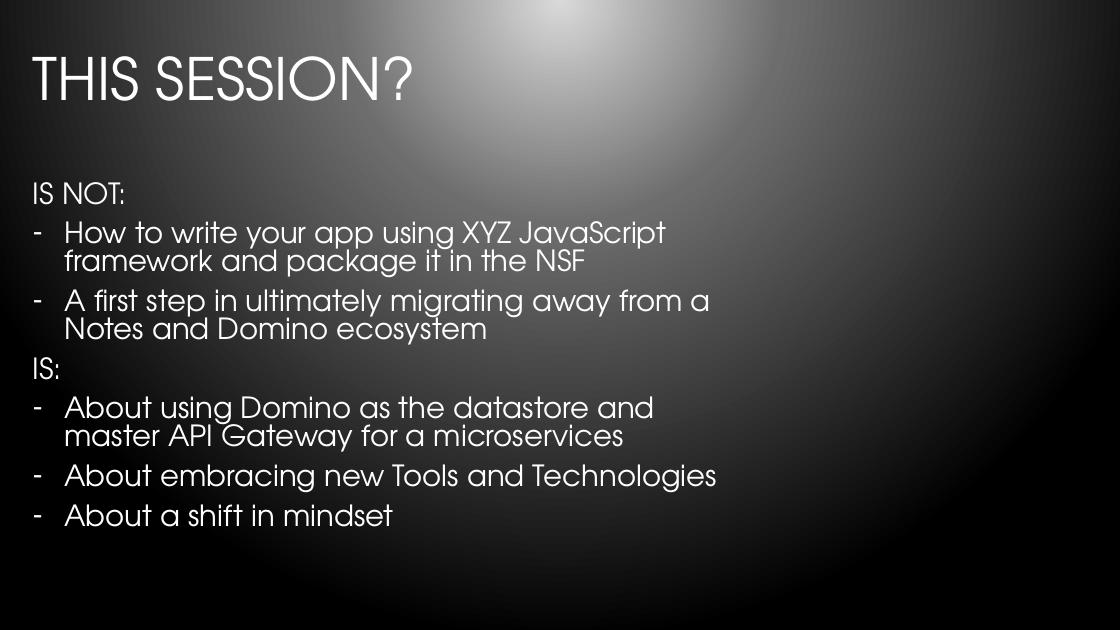
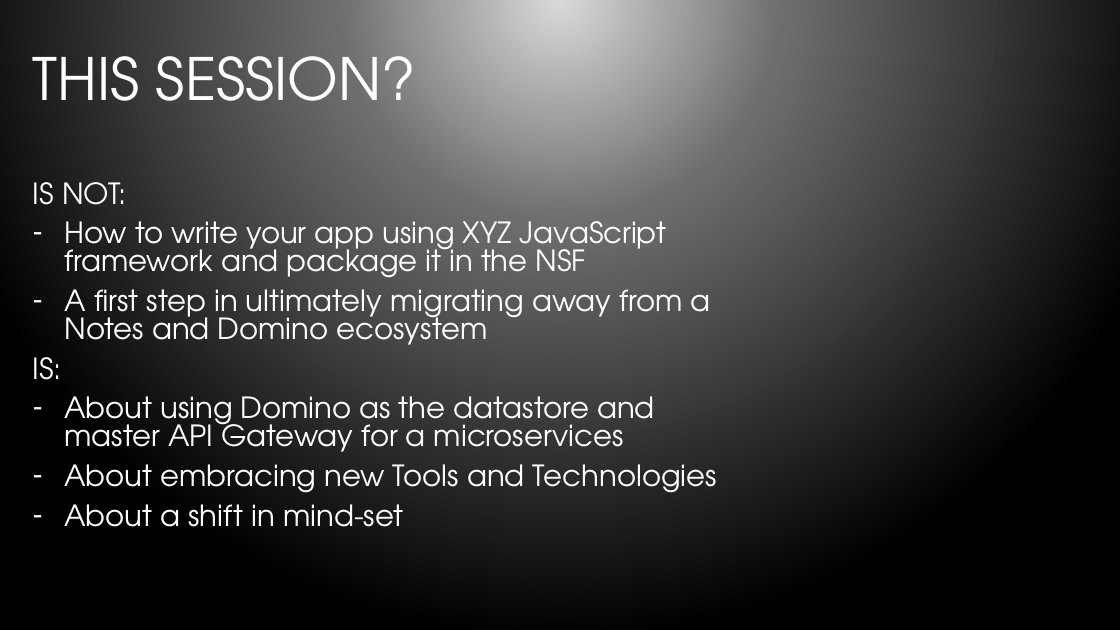
Before and after one commit to bleedingcode/domino-js-masterclass, a slide deck: slide 6 of presentation/8598 Domino and JS.pptx. Drawn at 1120x630 pixels with LibreOffice and Linux fonts; fonts in the diff are those of the drawing; background and template pictures are left out. Boxes give left, top, right and bottom in pixels: in the first picture for what was removed or moved away, otherwise in the second. Text is boxed around its words. In the diff, an @@ line names an element or a change of style, - is before the commit and + after.

```diff
--- a/presentation/8598 Domino and JS.pptx
+++ b/presentation/8598 Domino and JS.pptx
@@ text at box(64, 504, 403, 527): text changed @@
-– About a shift in mindset
+– About a shift in mind-set
```
Also in this commit, not shown: 2 other slides changed, 8 slides added.
